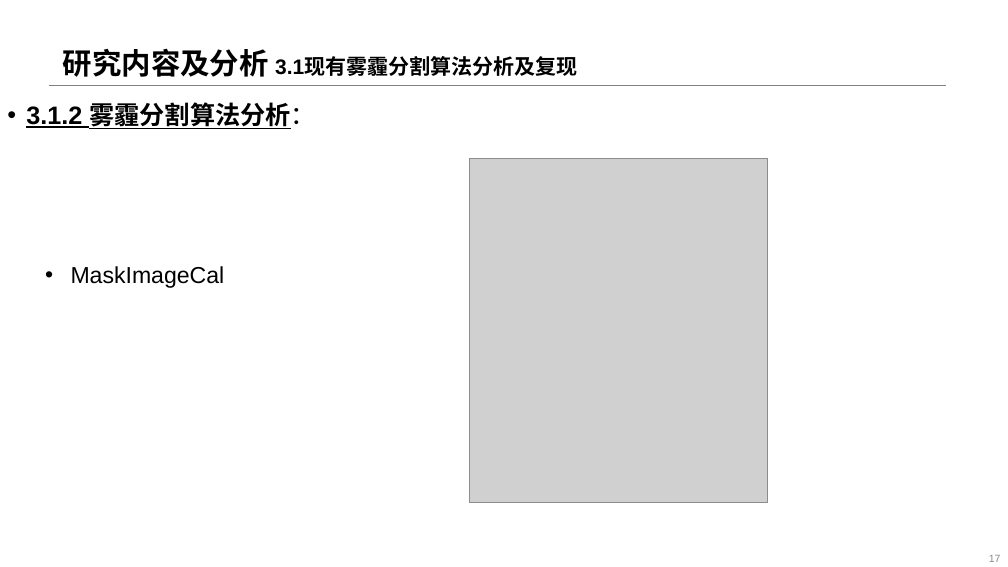
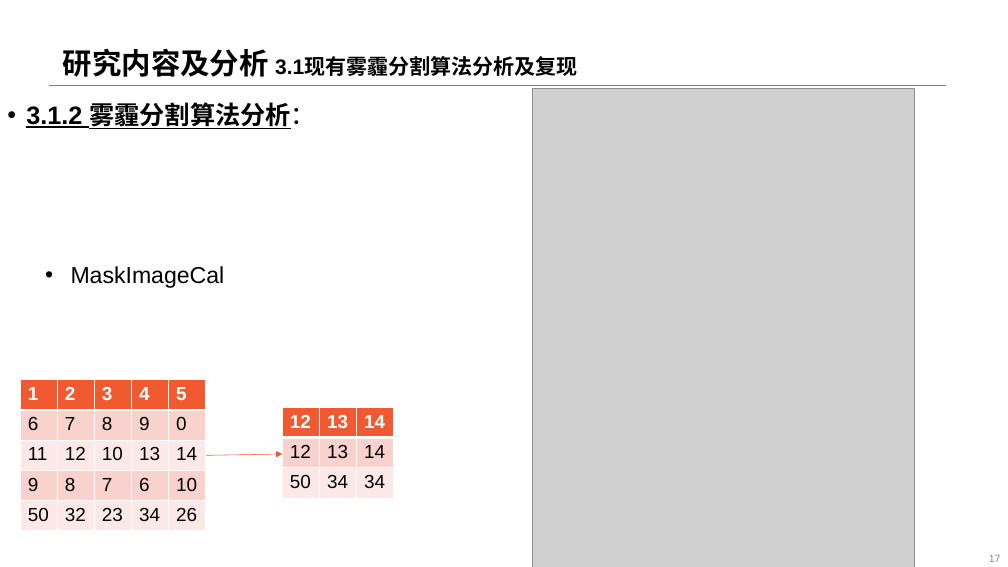
Before and after one commit to JYBlank-L/Unsupervised-Contrastive-Masking-for-Visual-Haze-Classification, a slide deck: slide 17 of 2021-09-04-雾霾检测算法_v1.pptx. Drawn at 1008x567 pixels with LibreOffice and Linux fonts; fonts in the diff are those of the drawing; grey boxes stand for pictures; background and template pictures are left out. Boxes give left, top, right and bottom in pixels: in the first picture for what was removed or moved away, otherwise in the second. Text is boxed around its words. In the diff, an @@ line names an element or a change of style, - is before the commit and + after.

```diff
--- a/2021-09-04-雾霾检测算法_v1.pptx
+++ b/2021-09-04-雾霾检测算法_v1.pptx
@@ picture added at [532, 88, 914, 567] @@
@@ picture removed at [470, 158, 768, 502] @@
@@ table added at [20, 380, 206, 531], 5 rows, 5 columns @@
+1 | 2 | 3 | 4 | 5
+6 | 7 | 8 | 9 | 0
+11 | 12 | 10 | 13 | 14
+9 | 8 | 7 | 6 | 10
+50 | 32 | 23 | 34 | 26
@@ table added at [282, 408, 393, 498], 3 rows, 3 columns @@
+12 | 13 | 14
+12 | 13 | 14
+50 | 34 | 34
@@ arrow added from (206, 455) to (282, 454), #F15931 0.5 pt @@
```
Also in this commit, not shown: 4 other slides changed, 8 slides added.
